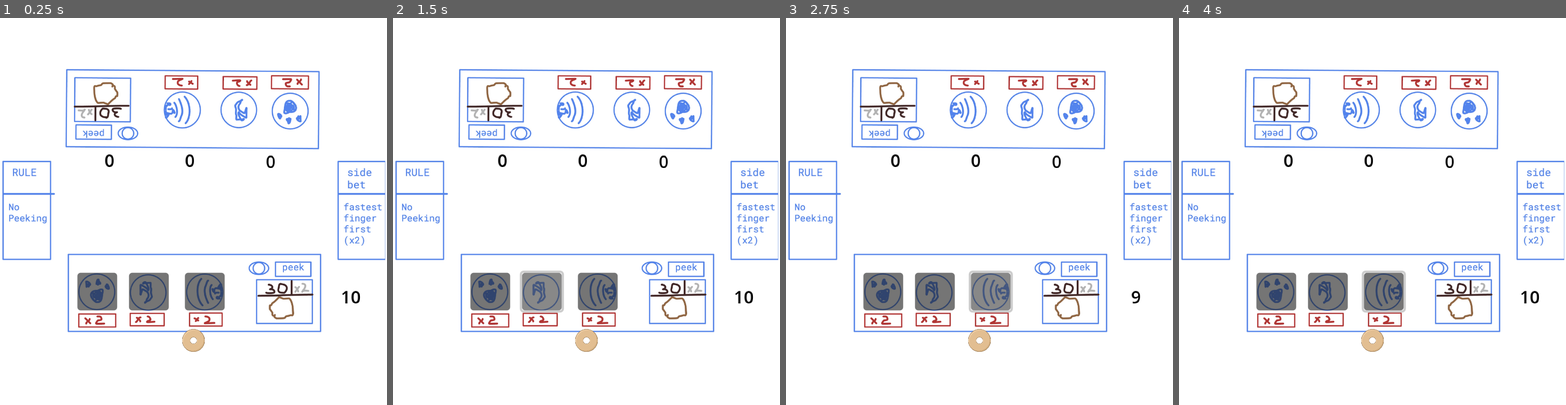
Above: before the commit, frames 1-4 (left to right).
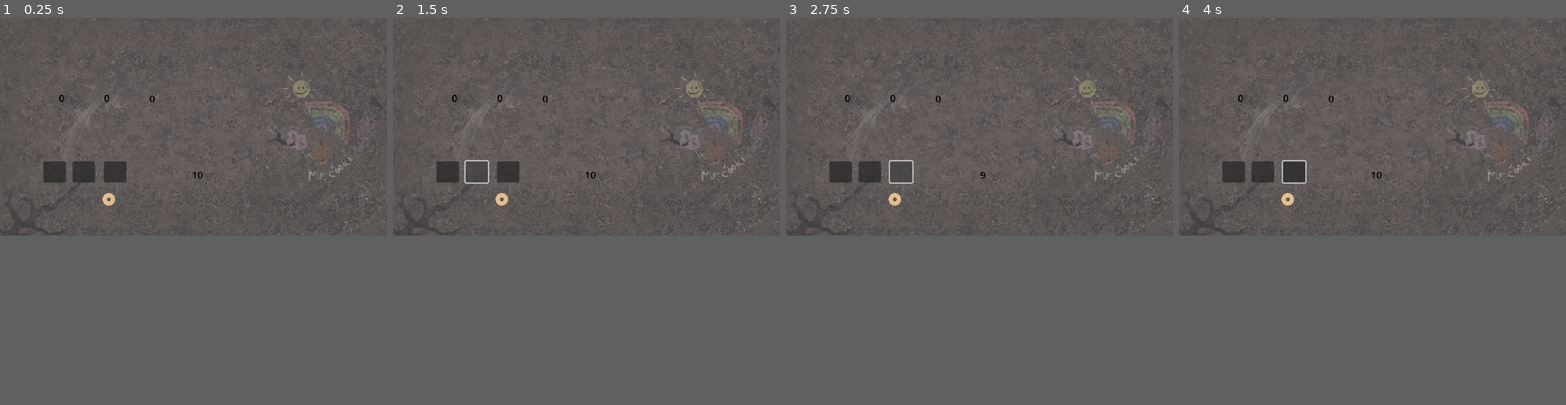
Above: after the commit, the same moments.

Repository: Sooshimi/golden-biscuit
Game: Godot game, scene res://scenes/battle_screen.tscn
The game is run twice, just before and just after one commit, with the same random seed, the same clock (stepped at 60 frames per second) and the same inputs.
Inputs (mouse positions are in pixels of both pictures, inside the frame that each line leads up to; where the layout moved, square brackets give the same spot in the first picture):
- Up to frame 1 (0.25 s): no input
- Up to frame 2 (1.5 s): click (447, 292) [489, 292] at 0.5 s; click (478, 292) [540, 292] at 1.25 s
- Up to frame 3 (2.75 s): click (902, 292) [991, 292] at 2 s
- Up to frame 4 (4 s): tap Enter at 2.75 s; move the mouse to (1372, 339) at 2.77 s; hold Right (right) 2.78-3.53 s; click (1372, 339) at 2.85 s; tap Space at 3.5 s; move the mouse to (1295, 230) at 3.52 s; hold Down (down) from 3.53 s (still down); click (1295, 230) at 3.6 s
The window is 800x800 before the commit and 800x450 after it. Grey fills any space a smaller window leaves; there, only what the larger window draws over its background counts as a difference.

The runs differ from the first frame. In frame 1, 62% of the frame differs, in the area x 0-100%, y 0-87%; in frame 2, 62%; in frame 3, 62%; in frame 4, 62%.

Commit message:
Add arena floor background and update battle screen
Added new arena_floor_background.png asset and updated the battle_screen scene to use it instead of the placeholder background. Adjusted TextureRect offsets for the new background. Also increased the project window and viewport width to better fit the new background.

Diff:
--- a/project.godot
+++ b/project.godot
@@ -21,10 +21,10 @@
 
 [display]
 
-window/size/viewport_width=360
+window/size/viewport_width=640
 window/size/viewport_height=360
 window/size/always_on_top=true
-window/size/window_width_override=1080
+window/size/window_width_override=1920
 window/size/window_height_override=1080
 window/stretch/mode="canvas_items"
 
--- a/scenes/battle_screen.tscn
+++ b/scenes/battle_screen.tscn
@@ -1,7 +1,7 @@
 [gd_scene load_steps=5 format=3 uid="uid://brayl5720tpcc"]
 
-[ext_resource type="Texture2D" uid="uid://u6fdd60yqtvp" path="res://assets/background_placeholder.jpg" id="1_441kk"]
 [ext_resource type="Script" uid="uid://bqrq0kk8352e" path="res://scripts/battle_screen/battle_screen.gd" id="1_jkca0"]
+[ext_resource type="Texture2D" uid="uid://duofnf5orc3hp" path="res://assets/arena_floor_background.png" id="2_jkca0"]
 
 [sub_resource type="RectangleShape2D" id="RectangleShape2D_jkca0"]
 size = Vector2(70.375, 93.5)
@@ -12,18 +12,12 @@
 [node name="Battle Screen" type="Node2D"]
 script = ExtResource("1_jkca0")
 
-[node name="ColorRect" type="ColorRect" parent="."]
+[node name="TextureRect" type="TextureRect" parent="."]
 offset_left = -11.0
-offset_top = -9.0
-offset_right = 373.0
-offset_bottom = 372.0
-
-[node name="TextureRect" type="TextureRect" parent="."]
-offset_left = -8.0
-offset_top = 39.0
-offset_right = 372.0
-offset_bottom = 324.0
-texture = ExtResource("1_441kk")
+offset_top = -3.0
+offset_right = 644.0
+offset_bottom = 395.0
+texture = ExtResource("2_jkca0")
 expand_mode = 1
 stretch_mode = 4
 
Binary file added: assets/arena_floor_background.png
Not shown, added: assets/arena_floor_background.png.import
